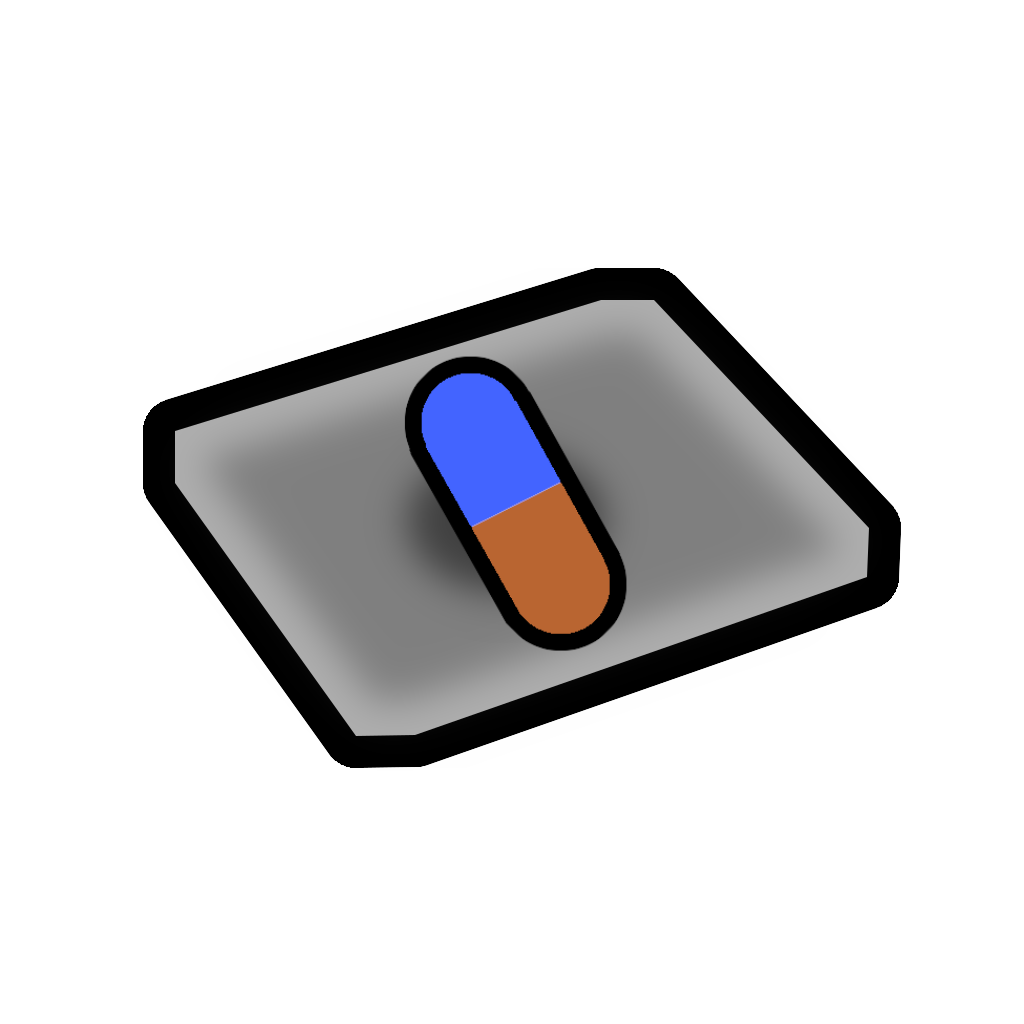
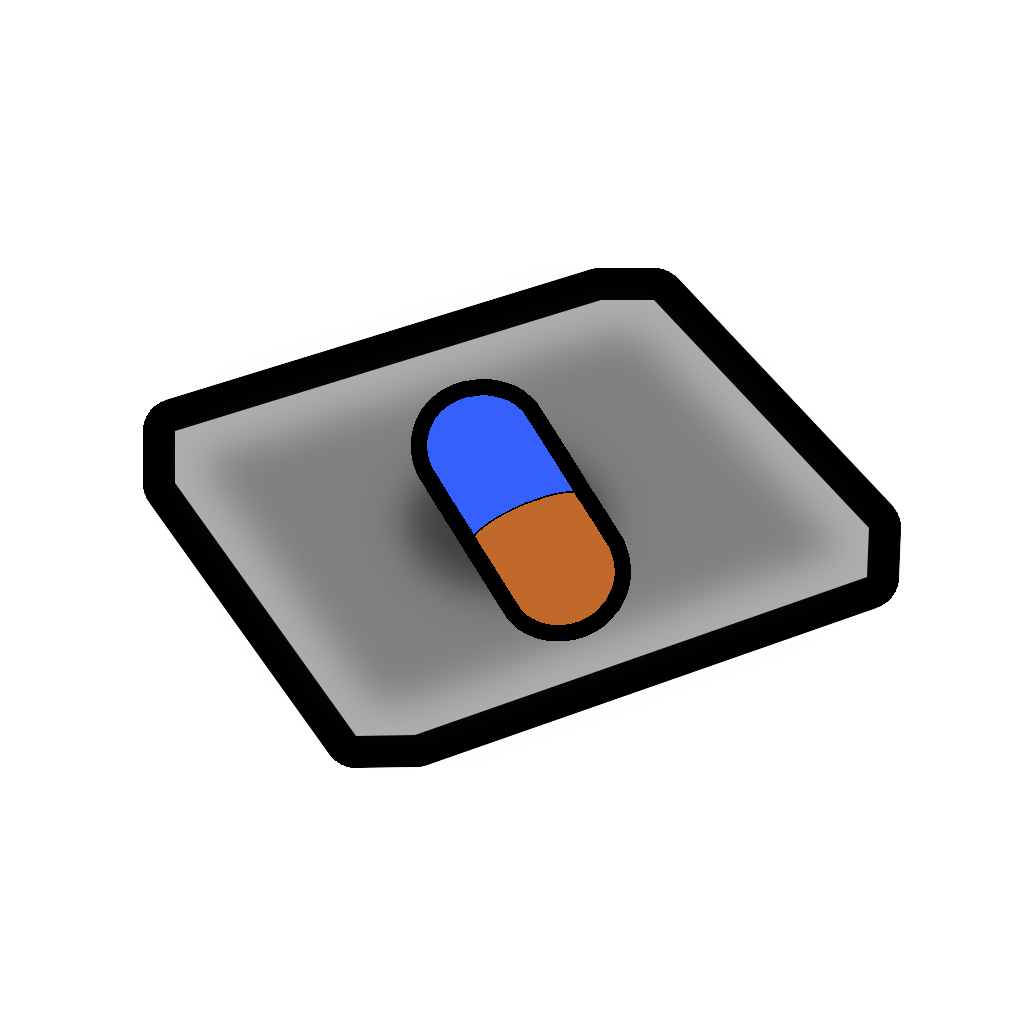
Layers edited between the first and the second (1024, 1024) image:
painted on "pill" over (421, 373, 615, 634)
painted on "pill edge" over (404, 356, 631, 651)